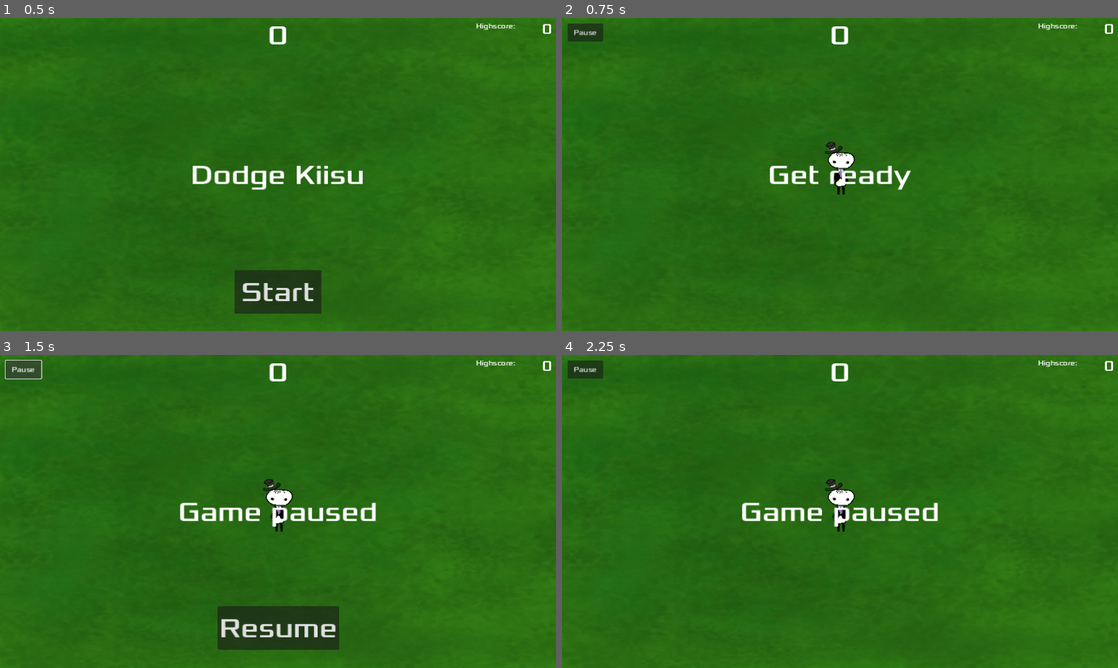
Above: before the commit, frames 1-4 (two rows, left to right).
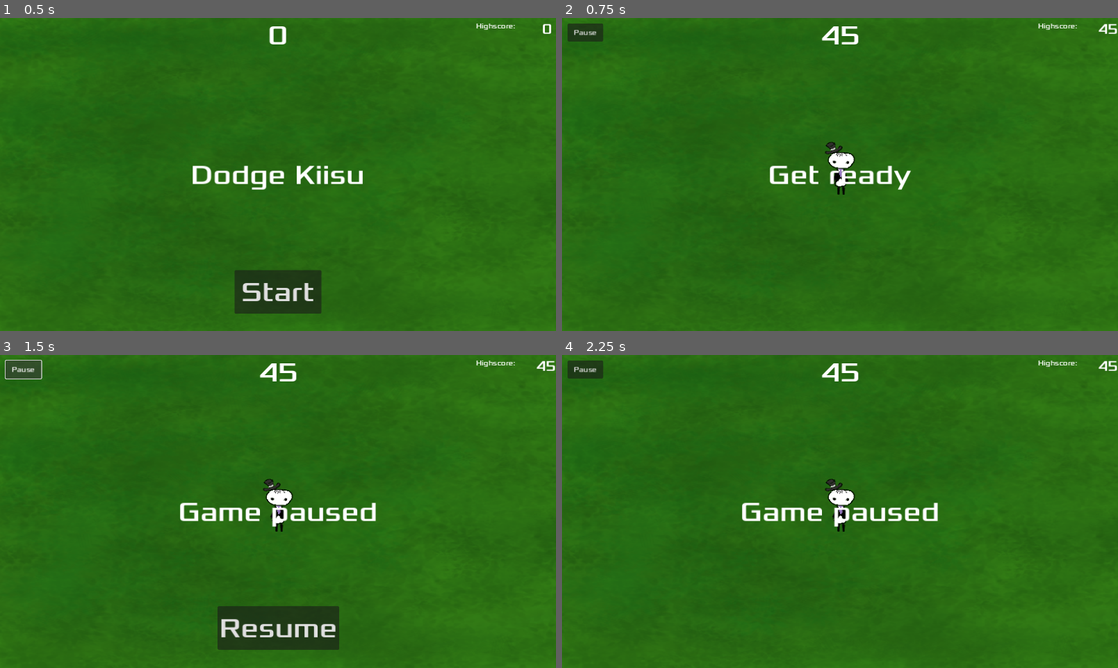
Above: after the commit, the same moments.

Repository: ebistu/dis-guys-a-cat-allergic
Game: Godot game, scene res://scenes/main.tscn
Same seed, same stepped clock (60 frames per second), same inputs: the game is played once before the commit and once after it.
Inputs:
- Up to frame 1 (0.5 s): no input
- Up to frame 2 (0.75 s): click "Start" at 0.5 s
- Up to frame 3 (1.5 s): click "Pause" at 1.25 s
- Up to frame 4 (2.25 s): click "Resume" at 2 s

Frame 1 is identical in both runs. In frame 2, 0.3% of the frame differs, in the area x 46-100%, y 1-9%; in frame 3, 0.3%; in frame 4, 0.3%.

Commit message:
improved powerup system

Diff:
--- /dev/null
+++ b/scenes/HSlider.gd
@@ -0,0 +1,13 @@
+extends HSlider
+
+@export var audio_bus_name := "Master"
+
+var _bus := AudioServer.get_bus_index(audio_bus_name)
+
+
+func _ready() -> void:
+	value = db_to_linear(AudioServer.get_bus_volume_db(_bus))
+
+
+func _on_value_changed(value: float) -> void:
+	AudioServer.set_bus_volume_db(_bus, linear_to_db(value))
--- a/scenes/characters/player.gd
+++ b/scenes/characters/player.gd
@@ -64,39 +64,28 @@
 	$CollisionShape2D.disabled = false
 
 func powerup(type):
-	match type:
-		"reset":
-			scale = Vector2(1,1)
-			speed = 200
-			indestructible = false
-		"shrink":
-			scale = Vector2(0.5,0.5)
-			$poweruplabel.text = "smol"
-			$poweruplabel.show()
-			await get_tree().create_timer(10.0).timeout
-			scale = Vector2(1,1)
-			$poweruplabel.hide()
-		"speed":
-			speed = speed * 2
-			$poweruplabel.text = "accelerandoo"
-			$poweruplabel.show()
-			await get_tree().create_timer(10.0).timeout
-			speed = 200
-			$poweruplabel.hide()
-		"indestructible":
-			$AnimatedSprite2D.animation = "ghost"
-			animationOverride = true
-			indestructible = true
-			$poweruplabel.text = "immune to cat"
-			$poweruplabel.show()
-			await get_tree().create_timer(10.0).timeout
-			animationOverride = false
-			indestructible = false
-			$poweruplabel.hide()
-		"enlarge":
-			scale = Vector2(2,2)
-			$poweruplabel.text = "huge"
-			$poweruplabel.show()
-			await get_tree().create_timer(10.0).timeout
-			scale = Vector2(1,1)
-			$poweruplabel.hide()
+	if type == "reset":
+		scale = Vector2(1,1)
+		speed = 200
+		indestructible = false
+		animationOverride = false
+		$poweruplabel.hide()
+	else:
+		$poweruplabel.show()
+		match type:
+			"shrink":
+				scale = Vector2(0.5,0.5)
+				$poweruplabel.text = "smol"
+			"speed":
+				speed = speed * 2
+				$poweruplabel.text = "accelerandoo"
+			"indestructible":
+				$AnimatedSprite2D.animation = "ghost"
+				animationOverride = true
+				indestructible = true
+				$poweruplabel.text = "immune to cat"
+			"enlarge":
+				scale = Vector2(1.5,1.5)
+				$poweruplabel.text = "huge"
+		await get_tree().create_timer(10.0).timeout
+		powerup("reset")
--- a/scenes/hud.tscn
+++ b/scenes/hud.tscn
@@ -1,7 +1,14 @@
-[gd_scene load_steps=7 format=3 uid="uid://terc54jg7ob3"]
+[gd_scene load_steps=10 format=3 uid="uid://terc54jg7ob3"]
 
 [ext_resource type="Script" path="res://scenes/HUD.gd" id="1_gfryp"]
 [ext_resource type="FontFile" uid="uid://cqdj0do7i55t7" path="res://Xolonium-Regular.ttf" id="2_qe6ru"]
+[ext_resource type="Script" path="res://scenes/HSlider.gd" id="3_a7f7f"]
+
+[sub_resource type="InputEventAction" id="InputEventAction_86tta"]
+action = &"start_game"
+
+[sub_resource type="Shortcut" id="Shortcut_jvoix"]
+events = [SubResource("InputEventAction_86tta")]
 
 [sub_resource type="InputEventAction" id="InputEventAction_5v40d"]
 action = &"start_game"
@@ -88,6 +95,7 @@
 grow_vertical = 0
 theme_override_fonts/font = ExtResource("2_qe6ru")
 theme_override_font_sizes/font_size = 64
+shortcut = SubResource("Shortcut_jvoix")
 text = "Resume"
 
 [node name="StartButton" type="Button" parent="."]
@@ -119,7 +127,17 @@
 [node name="MessageTimer" type="Timer" parent="."]
 one_shot = true
 
+[node name="HSlider" type="HSlider" parent="."]
+visible = false
+offset_left = 107.0
+offset_top = -9.0
+offset_right = 411.0
+offset_bottom = 75.0
+max_value = 50.0
+script = ExtResource("3_a7f7f")
+
 [connection signal="pressed" from="ResumeButton" to="." method="_on_resume_button_pressed"]
 [connection signal="pressed" from="StartButton" to="." method="_on_start_button_pressed"]
 [connection signal="pressed" from="PauseButton" to="." method="_on_pause_button_pressed"]
 [connection signal="timeout" from="MessageTimer" to="." method="_on_message_timer_timeout"]
+[connection signal="value_changed" from="HSlider" to="HSlider" method="_on_value_changed"]
--- a/scenes/main.gd
+++ b/scenes/main.gd
@@ -41,7 +41,7 @@
 	#powerup_drop1_round = 0
 
 func new_game():
-	score = 0
+	score = 45
 	$Player.start($StartPosition.position)
 	$StartTimer.start()
 	$HUD.update_score(score)
Binary file added: icon.ico
